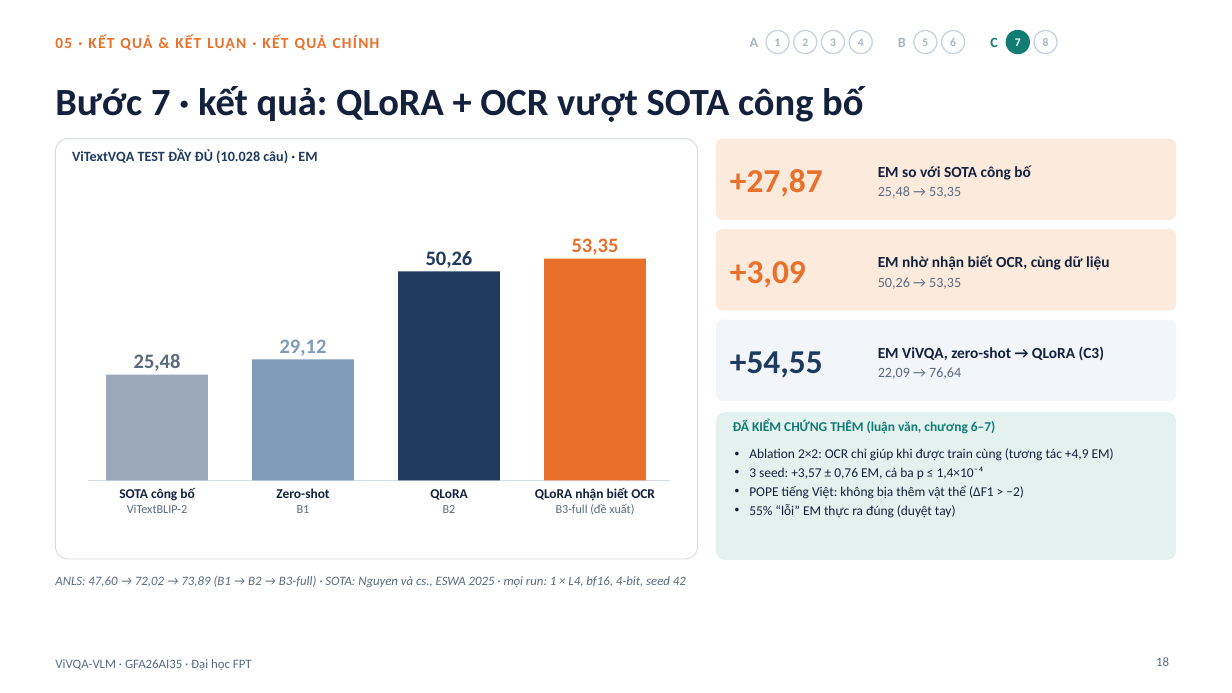
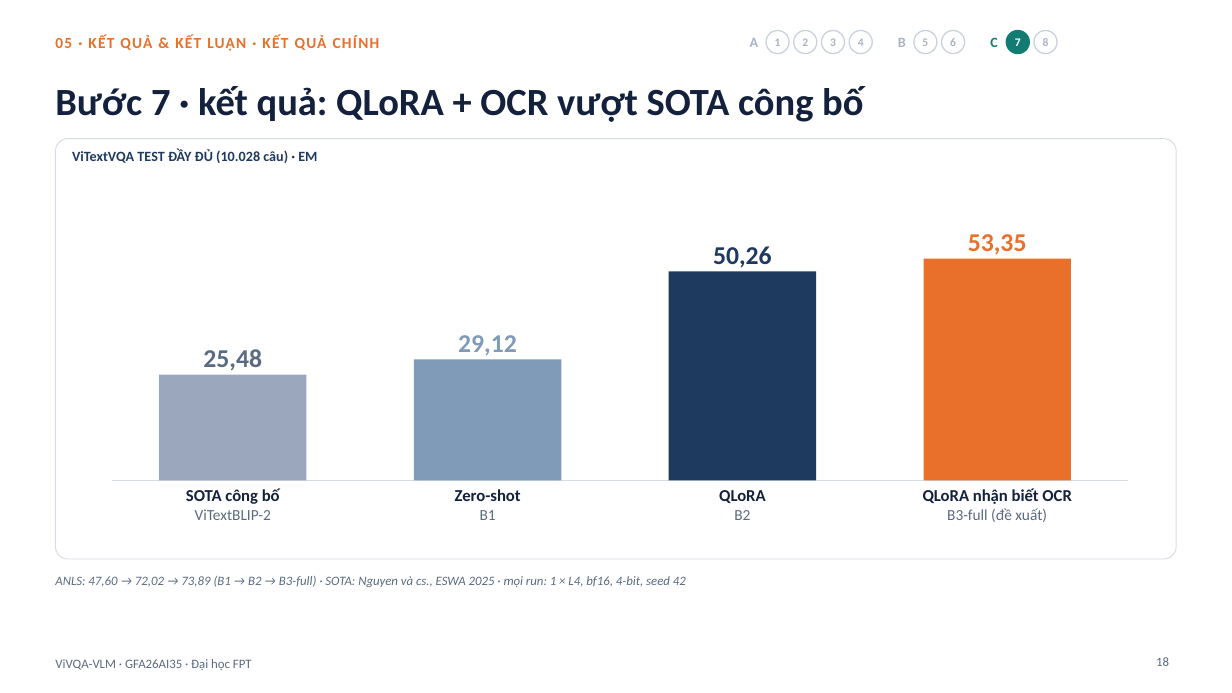
Before and after one commit to PLHGNAOH/ViVQA-VLM, a slide deck: slide 18 of docs/04_slides/KLTN_TV_Short.pptx. Drawn at 1232x693 pixels with LibreOffice and Linux fonts; fonts in the diff are those of the drawing; background and template pictures are left out. Boxes give left, top, right and bottom in pixels: in the first picture for what was removed or moved away, otherwise in the second. Text is boxed around its words. In the diff, an @@ line names an element or a change of style, - is before the commit and + after.

```diff
--- a/docs/04_slides/KLTN_TV_Short.pptx
+++ b/docs/04_slides/KLTN_TV_Short.pptx
@@ rounded rectangle: place and size @@
-rounded rectangle at [55, 139, 698, 559]
+rounded rectangle at [55, 139, 1177, 559]
@@ rounded rectangle removed at [716, 139, 1177, 220] @@
@@ text removed at [730, 169, 823, 197] @@
-+27,87
@@ text removed at [878, 165, 1031, 198] @@
-EM so với SOTA công bố
-25,48 → 53,35
@@ text "50,26": place and size @@
-text "50,26" at [426, 251, 473, 268]
+text "50,26" at [713, 246, 772, 268]
@@ rounded rectangle removed at [716, 229, 1177, 311] @@
@@ size 16 to 20 pt in 4 elements at [203, 349, 262, 370], [458, 335, 517, 355], [713, 246, 772, 268], [968, 234, 1027, 255] @@
@@ text "53,35": place and size @@
-text "53,35" at [572, 238, 619, 255]
+text "53,35" at [968, 234, 1027, 255]
@@ text removed at [730, 261, 806, 288] @@
-+3,09
@@ text removed at [878, 255, 1110, 289] @@
-EM nhờ nhận biết OCR, cùng dữ liệu
-50,26 → 53,35
@@ rectangle: place and size @@
-rectangle at [544, 259, 646, 481]
+rectangle at [924, 259, 1071, 481]
@@ rectangle: place and size @@
-rectangle at [398, 272, 500, 481]
+rectangle at [669, 272, 816, 481]
@@ text "29,12": place and size @@
-text "29,12" at [280, 339, 327, 356]
+text "29,12" at [458, 335, 517, 355]
@@ rounded rectangle removed at [716, 320, 1177, 401] @@
@@ text "25,48": place and size @@
-text "25,48" at [134, 354, 181, 371]
+text "25,48" at [203, 349, 262, 370]
@@ text removed at [730, 351, 823, 378] @@
-+54,55
@@ text removed at [878, 346, 1105, 379] @@
-EM ViVQA, zero-shot → QLoRA (C3)
-22,09 → 76,64
@@ rectangle: place and size @@
-rectangle at [106, 374, 208, 481]
+rectangle at [159, 374, 306, 481]
@@ rectangle: place and size @@
-rectangle at [252, 360, 354, 481]
+rectangle at [414, 360, 561, 481]
@@ rounded rectangle removed at [716, 412, 1177, 560] @@
@@ text removed at [733, 419, 995, 434] @@
-ĐÃ KIỂM CHỨNG THÊM (luận văn, chương 6–7)
@@ text removed at [749, 448, 1114, 518] @@
-• Ablation 2×2: OCR chỉ giúp khi được train cùng (tương tác +4,9 EM)
-• 3 seed: +3,57 ± 0,76 EM, cả ba p ≤ 1,4×10⁻⁴
-• POPE tiếng Việt: không bịa thêm vật thể (ΔF1 > −2)
-• 55% “lỗi” EM thực ra đúng (duyệt tay)
@@ line moved from (88, 481) - (670, 481) to (112, 481) - (1128, 481) @@
@@ text "SOTA công bố": place and size @@
-text "SOTA công bố" at [119, 488, 194, 513]
+text "SOTA công bố" at [186, 488, 280, 520]
@@ text "SOTA công bố" at [186, 488, 280, 520]: size 10.5 to 13 pt in "SOTA công bố"; size 9.5 to 12 pt in "ViTextBLIP-2" @@
@@ text "Zero-shot": place and size @@
-text "Zero-shot" at [276, 488, 329, 513]
+text "Zero-shot" at [455, 489, 521, 520]
@@ text "Zero-shot" at [455, 489, 521, 520]: size 10.5 to 13 pt in "Zero-shot"; size 9.5 to 12 pt in "B1" @@
@@ text "QLoRA": place and size @@
-text "QLoRA" at [430, 489, 467, 513]
+text "QLoRA" at [719, 490, 766, 520]
@@ text "QLoRA" at [719, 490, 766, 520]: size 10.5 to 13 pt in "QLoRA"; size 9.5 to 12 pt in "B2" @@
@@ text "QLoRA nhận biết OCR": place and size @@
-text "QLoRA nhận biết OCR" at [535, 488, 655, 515]
+text "QLoRA nhận biết OCR" at [923, 488, 1071, 522]
@@ text "QLoRA nhận biết OCR" at [923, 488, 1071, 522]: size 10.5 to 13 pt in "QLoRA nhận biết OCR"; size 9.5 to 12 pt in "B3-full (đề xuất)" @@
```
Also in this commit, not shown: 2 other slides changed, 1 other file.
